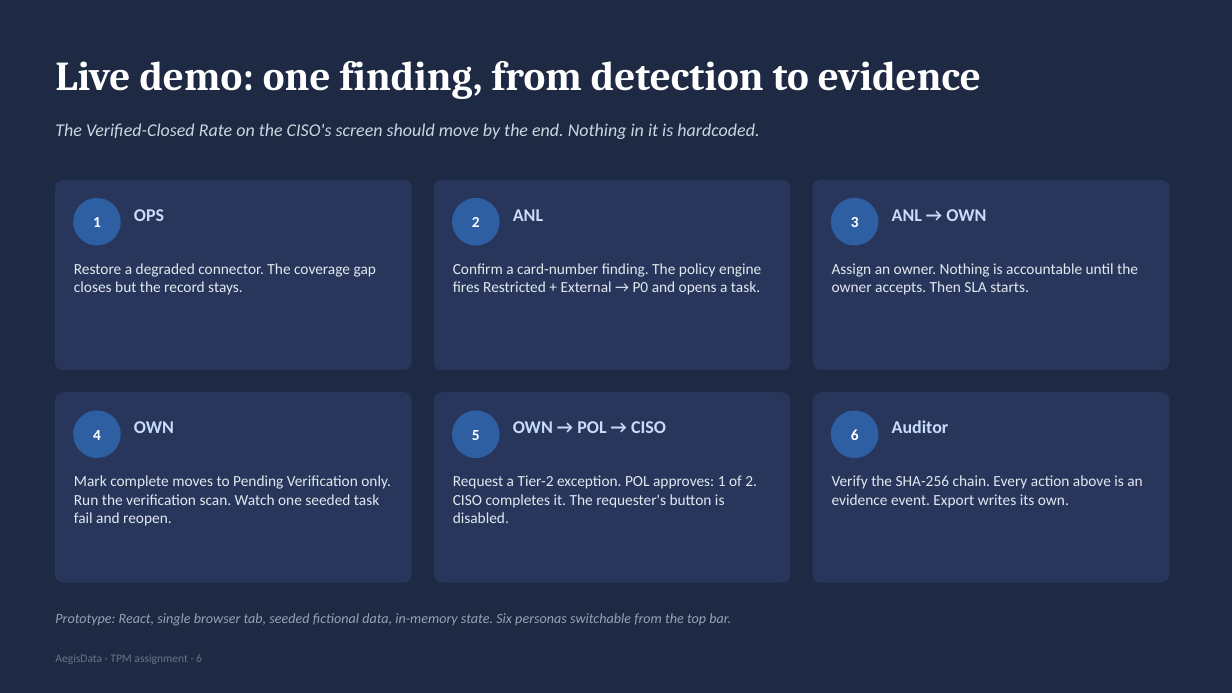
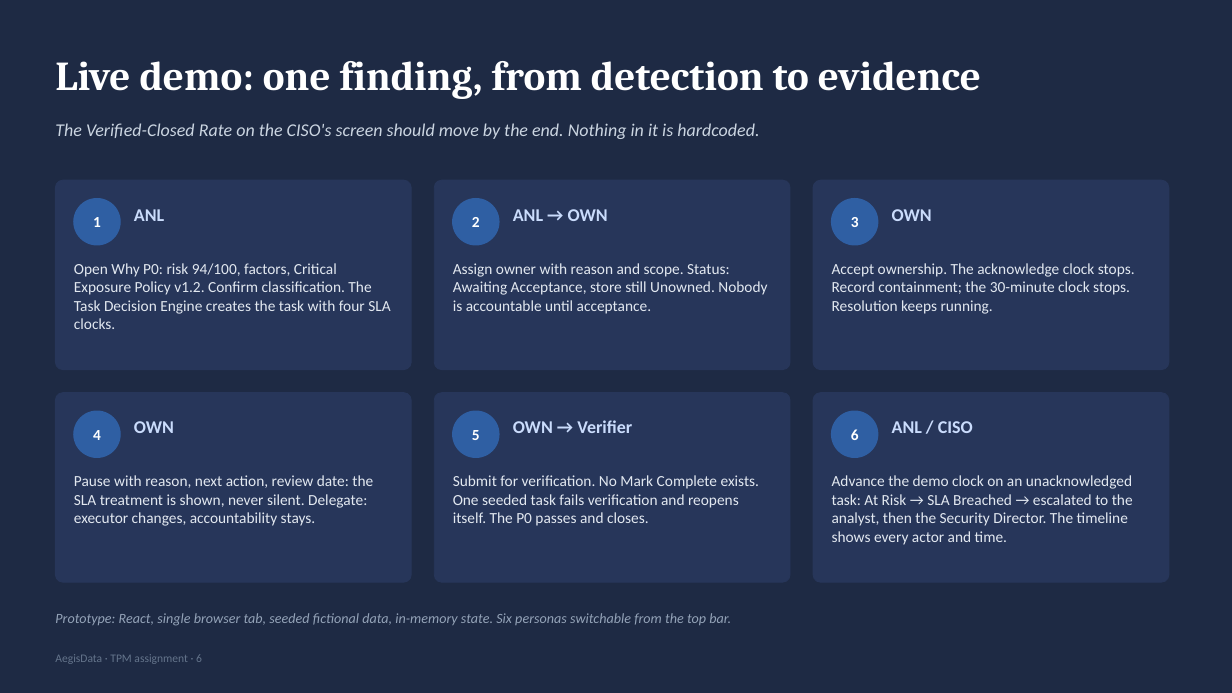
Before and after one commit to Isha1225/aegisdata, a slide deck: slide 6 of deck/AegisData_Deck.pptx. Drawn at 1232x693 pixels with LibreOffice and Linux fonts; fonts in the diff are those of the drawing. Boxes give left, top, right and bottom in pixels: in the first picture for what was removed or moved away, otherwise in the second. Text is boxed around its words. In the diff, an @@ line names an element or a change of style, - is before the commit and + after.

Commit message:
P0 operational layer: Task Decision Engine, assignment acceptance, four SLA clocks, auto-escalation, action recording, pause treatment, verification reopen, task timeline; Netlify one-command deploy

```diff
--- a/deck/AegisData_Deck.pptx
+++ b/deck/AegisData_Deck.pptx
@@ text at [134,209,164,221]: text changed @@
-OPS
+ANL
@@ text at [513,209,608,221]: text changed @@
-ANL
+ANL → OWN
@@ text at [892,209,932,221]: text changed @@
-ANL → OWN
+OWN
@@ text at [74,263,390,329]: text changed @@
-Restore a degraded connector. The coverage gap closes but the record stays.
+Open Why P0: risk 94/100, factors, Critical Exposure Policy v1.2. Confirm classification. The Task Decision Engine creates the task with four SLA clocks.
@@ text at [453,263,767,314]: text changed @@
-Confirm a card-number finding. The policy engine fires Restricted + External → P0 and opens a task.
+Assign owner with reason and scope. Status: Awaiting Acceptance, store still Unowned. Nobody is accountable until acceptance.
@@ text at [832,263,1135,314]: text changed @@
-Assign an owner. Nothing is accountable until the owner accepts. Then SLA starts.
+Accept ownership. The acknowledge clock stops. Record containment; the 30-minute clock stops. Resolution keeps running.
@@ text at [513,420,632,433]: text changed @@
-OWN → POL → CISO
+OWN → Verifier
@@ text at [892,421,973,433]: text changed @@
-Auditor
+ANL / CISO
@@ text at [74,475,373,526]: text changed @@
-Mark complete moves to Pending Verification only. Run the verification scan. Watch one seeded task fail and reopen.
+Pause with reason, next action, review date: the SLA treatment is shown, never silent. Delegate: executor changes, accountability stays.
@@ text at [453,475,759,526]: text changed @@
-Request a Tier-2 exception. POL approves: 1 of 2. CISO completes it. The requester's button is disabled.
+Submit for verification. No Mark Complete exists. One seeded task fails verification and reopens itself. The P0 passes and closes.
@@ text at [832,475,1133,545]: text changed @@
-Verify the SHA-256 chain. Every action above is an evidence event. Export writes its own.
+Advance the demo clock on an unacknowledged task: At Risk → SLA Breached → escalated to the analyst, then the Security Director. The timeline shows every actor and time.
```
Also in this commit, not shown: 12 other files.
